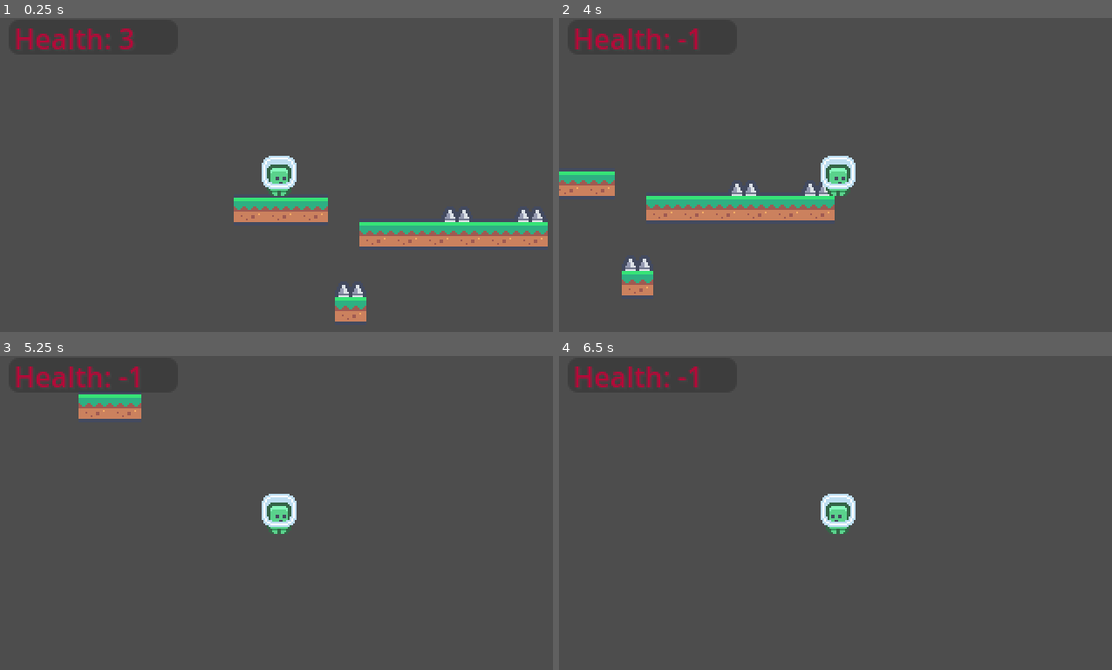
Above: before the commit, frames 1-4 (two rows, left to right).
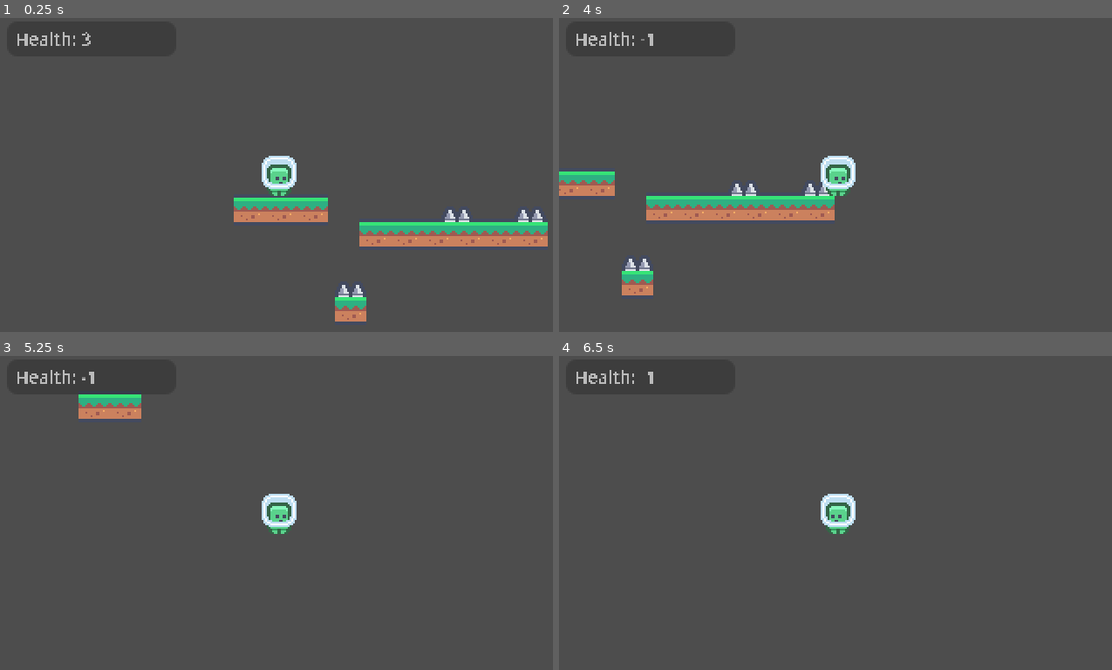
Above: after the commit, the same moments.

Repository: platz-halter/mario_clone
Game: Godot game, scene res://world.tscn
Two runs of this game, one before a commit and one after it. Both use one fixed random seed, a clock stepped at 60 frames per second and the inputs below.
Inputs:
- Up to frame 1 (0.25 s): no input
- Up to frame 2 (4 s): hold Shift (dash) 0.53-1.28 s; hold Right (ui_right) 0.53-2.03 s; tap Up (ui_up) at 0.77, 1.52, 3.02, 3.77 s; tap Shift (dash) at 1.35, 2.85 s; hold Left (ui_left) 2.03-2.78 s; hold Shift (dash) 2.03-2.78 s; hold Right (ui_right) from 2.78 s (still down); hold Shift (dash) from 3.53 s (still down)
- Up to frame 3 (5.25 s): release Right (ui_right) at 4.28 s; release Shift (dash) at 4.28 s; hold Left (ui_left) 4.28-5.03 s; tap Shift (dash) at 4.35 s; tap Up (ui_up) at 4.52 s; hold Right (ui_right) from 5.03 s (still down); hold Shift (dash) from 5.03 s (still down)
- Up to frame 4 (6.5 s): tap Enter at 5.75 s; release Right (ui_right) at 5.78 s; release Shift (dash) at 5.78 s; hold Left (ui_left) from 5.78 s (still down); tap Shift (dash) at 5.85 s; tap Up (ui_up) at 6.02 s

The runs differ from the first frame. In frame 1, 0.8% of the frame differs, in the area x 2-25%, y 3-10%; in frame 2, 0.8%; in frame 3, 0.8%; in frame 4, 0.8%.

Commit message:
changed font

Diff:
--- a/player.tscn
+++ b/player.tscn
@@ -17,6 +17,9 @@
 [sub_resource type="RectangleShape2D" id="RectangleShape2D_r6ur2"]
 size = Vector2(14, 18)
 
+[sub_resource type="LabelSettings" id="LabelSettings_asurh"]
+font_size = 200
+
 [node name="Player" type="CharacterBody2D"]
 script = ExtResource("1_g00eu")
 jump_power = 90
@@ -34,21 +37,15 @@
 position_smoothing_speed = 1.0
 
 [node name="HealthLabel" type="Label" parent="."]
-offset_left = -152.0
-offset_top = -90.0
-offset_right = -57.0
-offset_bottom = -67.0
+offset_left = -151.0
+offset_top = -85.0
+offset_right = 727.0
+offset_bottom = 188.0
+scale = Vector2(0.05, 0.05)
 theme_override_colors/font_color = Color(0.989789, 0, 0.26915, 1)
 theme_override_colors/font_shadow_color = Color(0.329158, 0.329158, 0.329158, 1)
-
-[node name="HealthBar" type="ProgressBar" parent="."]
-offset_left = -155.0
-offset_top = -89.0
-offset_right = -58.0
-offset_bottom = -69.0
-max_value = 5.0
-step = 1.0
-show_percentage = false
+text = "Health: --"
+label_settings = SubResource("LabelSettings_asurh")
 
 [node name="collision_detector" type="Area2D" parent="."]
 
@@ -56,4 +53,13 @@
 position = Vector2(0, 3)
 shape = SubResource("RectangleShape2D_r6ur2")
 
+[node name="HealthBar" type="ProgressBar" parent="collision_detector"]
+offset_left = -156.0
+offset_top = -88.0
+offset_right = -59.0
+offset_bottom = -68.0
+max_value = 5.0
+step = 1.0
+show_percentage = false
+
 [connection signal="area_entered" from="collision_detector" to="." method="_on_collision_detector_area_entered"]
--- a/world.gd
+++ b/world.gd
@@ -30,7 +30,7 @@
 	if Input.is_action_just_pressed("sys_exit"):
 		load_level(level2)
 		#get_tree().quit()
-	#print($player.position) --> DEBUG
+
 
 	if $Player.position.y >= 90:
 		print("YOU DIE")
Not shown: 1 places in player.tscn that only renumber resources
